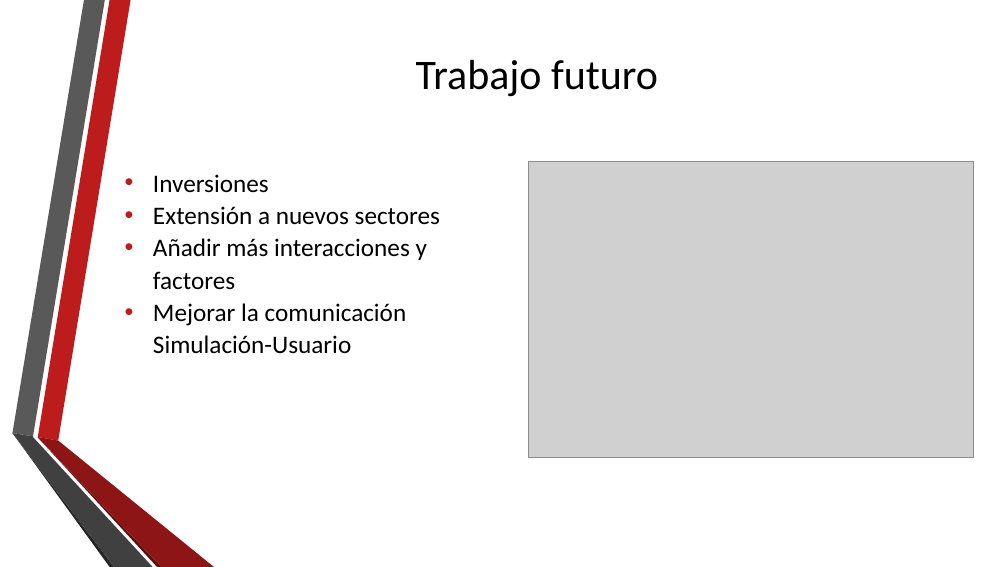
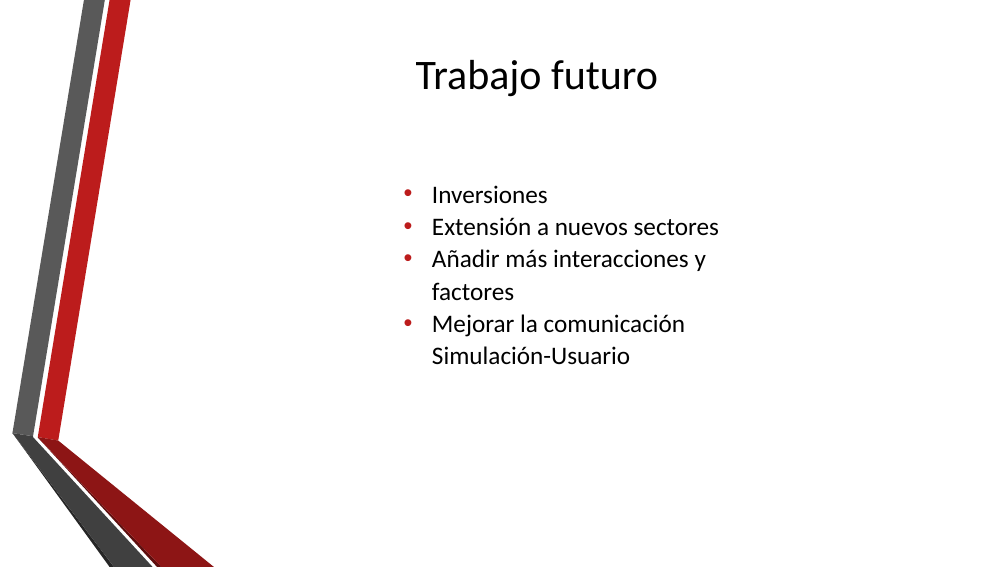
Before and after one commit to jaur001/Simulator, a slide deck: slide 19 of Presentacion TFG.pptx (slide 20 before the commit). Drawn at 1008x567 pixels with LibreOffice and Linux fonts; fonts in the diff are those of the drawing; grey boxes stand for pictures; background and template pictures are left out. Boxes give left, top, right and bottom in pixels: in the first picture for what was removed or moved away, otherwise in the second. Text is boxed around its words. In the diff, an @@ line names an element or a change of style, - is before the commit and + after.

```diff
--- a/Presentacion TFG.pptx
+++ b/Presentacion TFG.pptx
@@ text "Inversiones": place and size @@
-text "Inversiones" at (153,174,440,354)
+text "Inversiones" at (432,185,719,365)
@@ picture removed at (529,161,974,457) @@
```
Also in this commit, not shown: 7 other slides changed, 7 slides added, 8 slides removed.
